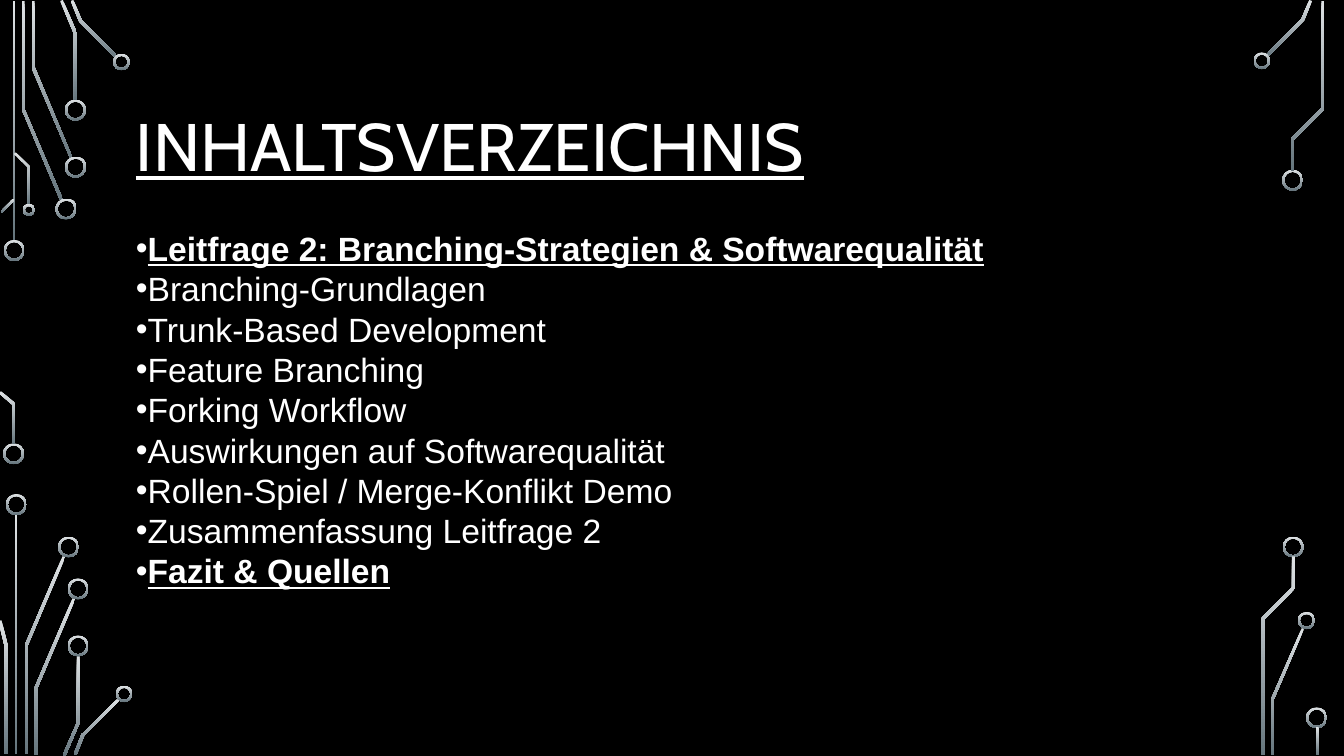
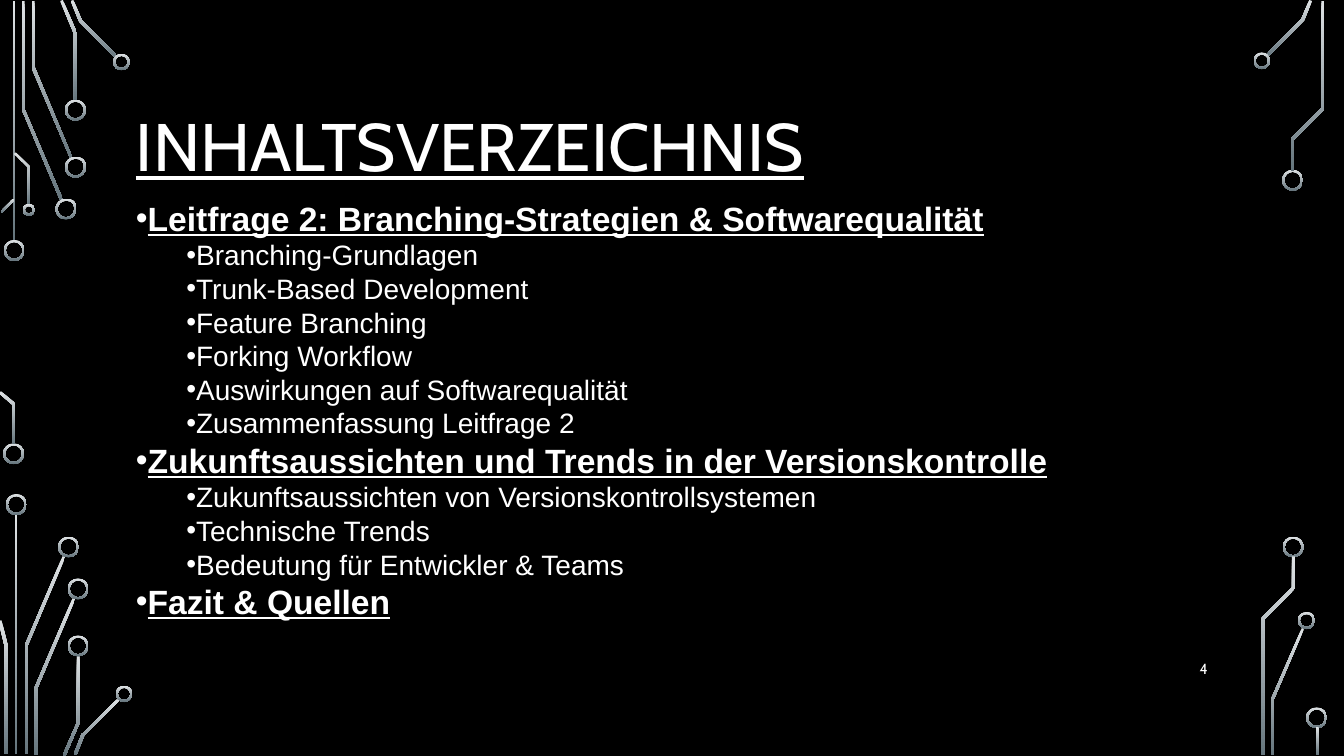
Before and after one commit to Igelkaempfer/Versionsverwaltungssystem-Poster, a slide deck: slide 4 of Versionskontrollsysteme im Softwareengineering (1).pptx (slide 3 before the commit). Drawn at 1344x756 pixels with LibreOffice and Linux fonts; fonts in the diff are those of the drawing; background and template pictures are left out. Boxes give left, top, right and bottom in pixels: in the first picture for what was removed or moved away, otherwise in the second. Text is boxed around its words. In the diff, an @@ line names an element or a change of style, - is before the commit and + after.

```diff
--- a/Versionskontrollsysteme im Softwareengineering (1).pptx
+++ b/Versionskontrollsysteme im Softwareengineering (1).pptx
@@ text "Leitfrage 2: Branching-Strategien & Softwarequalität": place and size @@
-text "Leitfrage 2: Branching-Strategien & Softwarequalität" at [136,236,983,590]
+text "Leitfrage 2: Branching-Strategien & Softwarequalität" at [148,206,1047,621]
@@ text at [186,244,628,439]: size 24 to 20 pt in "Branching-Grundlagen", "Trunk-Based Development", "Feature Branching", "Forking Workflow" and 2 more places; list level 1 to 2 in "Branching-Grundlagen"; list level 1 to 2 in "Trunk-Based Development"; list level 1 to 2 in "Feature Branching"; list level 1 to 2 in "Forking Workflow"; list level 1 to 2 in "Auswirkungen auf Softwarequalität"; list level 1 to 2 in "Zusammenfassung Leitfrage 2" @@
@@ text at [148,448,1047,580]: paragraphs added @@
+• Zukunftsaussichten und Trends in der Versionskontrolle
+  • Zukunftsaussichten von Versionskontrollsystemen
+  • Technische Trends
+  • Bedeutung für Entwickler & Teams
@@ text at [136,478,673,510]: paragraph removed @@
-• Rollen-Spiel / Merge-Konflikt Demo
@@ page number added at [1200,663,1208,674], 10.5 pt, text #FFFFFF @@
+4
```
Also in this commit, not shown: 17 other slides changed, 9 slides added, 2 slides removed.
